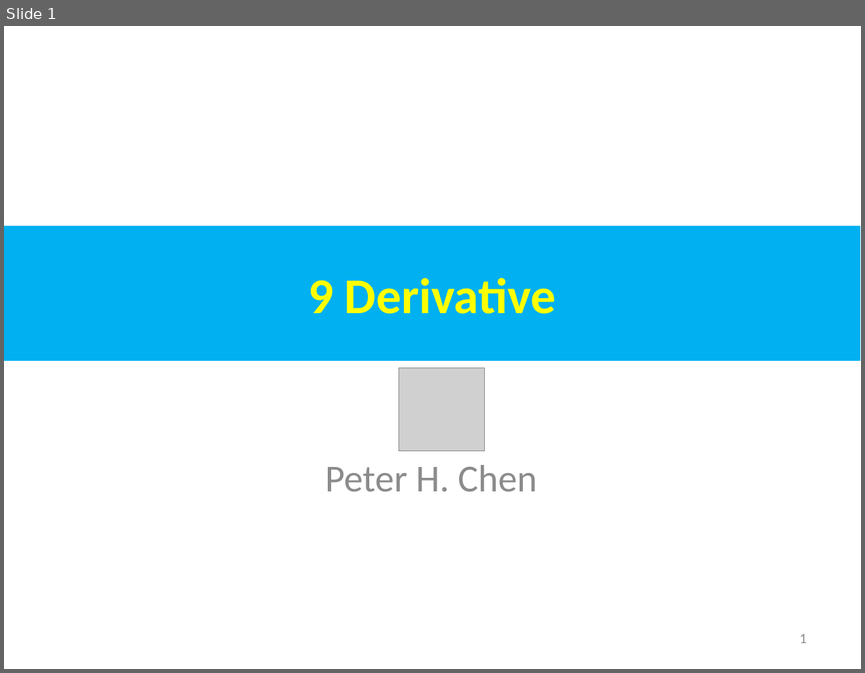
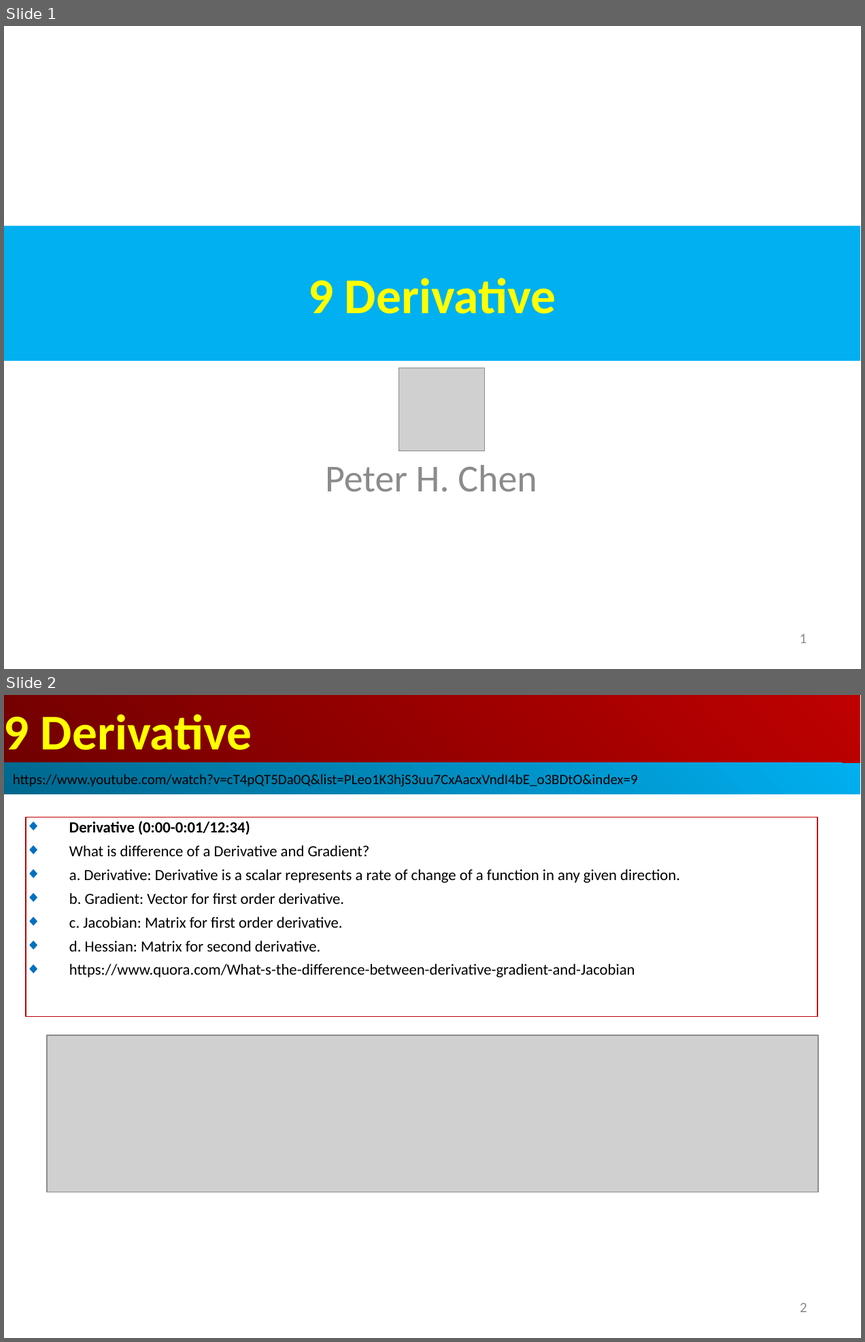
Before and after one commit to peterhchen/AIU_CS512_DL, a slide deck: 000_Lecture_Project/week02/01_Lecture/09_Derivative.ppt. Shown one above the other, each under a label of ours: slide 1 before the commit, slides 1 and 2 after it. The pictures are 865x673 and 865x1342 pixels, drawn with LibreOffice and Linux fonts; fonts in the diff are those of the drawing; grey boxes stand for pictures. Boxes give left, top, right and bottom in pixels: in the first picture for what was removed or moved away, otherwise in the second. Text is boxed around its words. In the diff, an @@ line names an element or a change of style, - is before the commit and + after.

```diff
--- a/000_Lecture_Project/week02/01_Lecture/09_Derivative.ppt
+++ b/000_Lecture_Project/week02/01_Lecture/09_Derivative.ppt
@@ slide 2 added at (4, 695, 861, 1338), background #FFFFFF @@
@@ rectangle added at (4, 695, 860, 764), fill gradient #BF0000 to #710000, 42 pt, text #FFFF00, bold @@
+9 Derivative
@@ rectangle added at (4, 763, 860, 794), fill gradient #00AFEF to #00688E, 12 pt, text #000000 @@
+https://www.youtube.com/watch?v=cT4pQT5Da0Q&list=PLeo1K3hjS3uu7CxAacxVndI4bE_o3BDtO&index=9
@@ rectangle added at (26, 817, 817, 1016), outline #C00000 0.74 pt, 13 pt, text #000000 @@
+◆ Derivative (0:00-0:01/12:34)
+◆ What is difference of a Derivative and Gradient?
+◆ a. Derivative: Derivative is a scalar represents a rate of change of a function in any given direction.
+◆ b. Gradient: Vector for first order derivative.
+◆ c. Jacobian: Matrix for first order derivative.
+◆ d. Hessian: Matrix for second derivative.
+◆ https://www.quora.com/What-s-the-difference-between-derivative-gradient-and-Jacobian
@@ picture added at (47, 1035, 818, 1192) @@
@@ page number added at (800, 1302, 807, 1312), 12 pt, text #8B8B8B @@
+2
```
Also in this commit, not shown: 8 slides changed.
